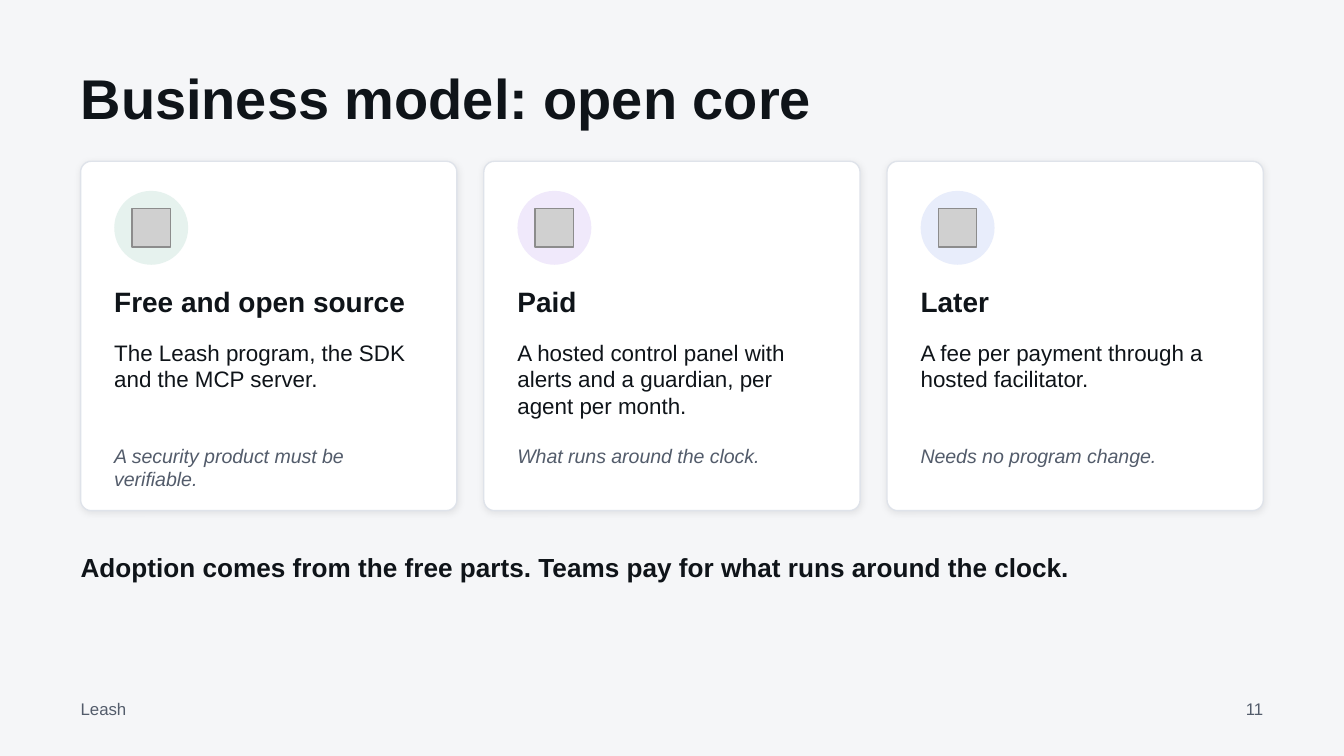
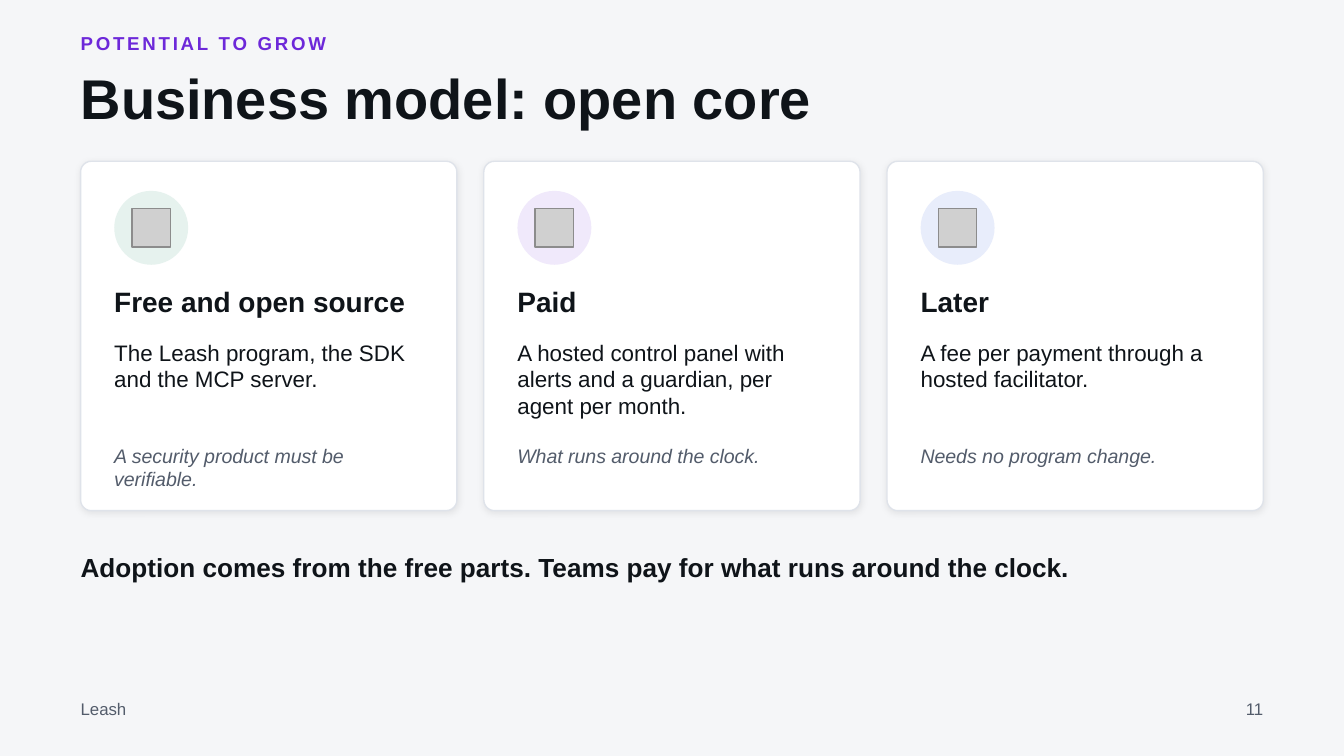
Before and after one commit to parthdeshmukh488-ops/hub, a slide deck: slide 11 of docs/pitch/leash-deck.pptx. Drawn at 1344x756 pixels with LibreOffice and Linux fonts; fonts in the diff are those of the drawing; grey boxes stand for pictures. Boxes give left, top, right and bottom in pixels: in the first picture for what was removed or moved away, otherwise in the second. Text is boxed around its words. In the diff, an @@ line names an element or a change of style, - is before the commit and + after.

```diff
--- a/docs/pitch/leash-deck.pptx
+++ b/docs/pitch/leash-deck.pptx
@@ text added at (81, 37, 326, 50), 10 pt, text #6D28D9, bold @@
+POTENTIAL TO GROW
```
Also in this commit, not shown: 10 other slides changed, 4 other files.
